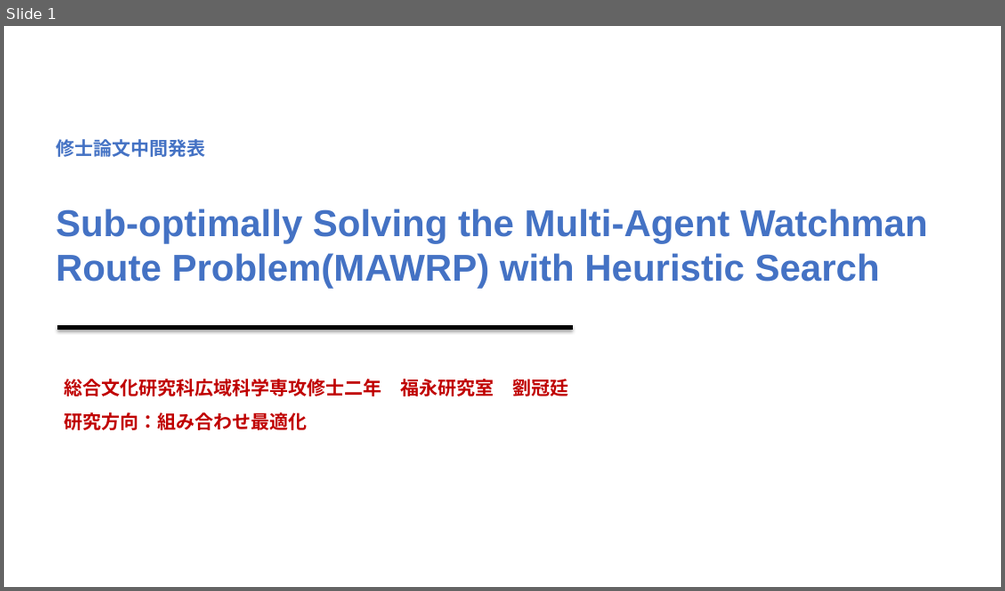
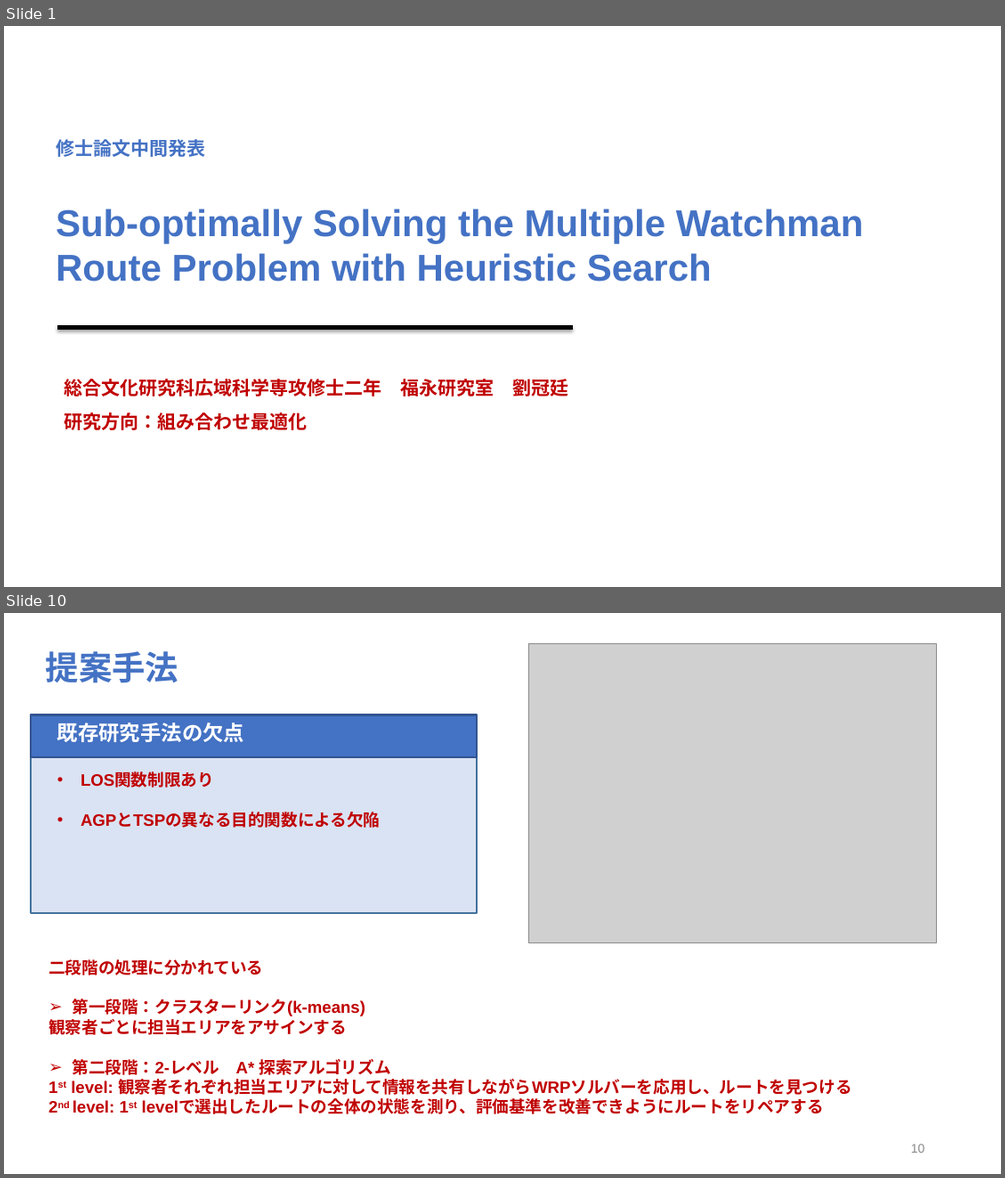
Before and after one commit to lgt494371725/Research, a slide deck: 31216835_LIUGuanting.pptx. Shown one above the other, each under a label of ours: slide 1 before the commit, slides 1 and 10 after it; the slides between them are not shown. The pictures are 1005x591 and 1005x1178 pixels, drawn with LibreOffice and Linux fonts; fonts in the diff are those of the drawing; grey boxes stand for pictures. Boxes give left, top, right and bottom in pixels: in the first picture for what was removed or moved away, otherwise in the second. Text is boxed around its words. In the diff, an @@ line names an element or a change of style, - is before the commit and + after.

Commit message:
multi-agent visualization complete

```diff
--- a/31216835_LIUGuanting.pptx
+++ b/31216835_LIUGuanting.pptx
@@ slide 10 added at bbox=[4, 613, 1001, 1174], background #FFFFFF @@
@@ text added at bbox=[46, 651, 178, 683], 32 pt, text #4472C4, bold @@
+提案手法
@@ picture added at bbox=[528, 643, 937, 942] @@
@@ rectangle added at bbox=[31, 714, 477, 913], fill #DAE3F3, outline #43739E 2 pt @@
@@ rectangle added at bbox=[31, 714, 477, 757], fill #4472C4, outline #325491 2 pt @@
@@ text added at bbox=[57, 722, 380, 827], 16 pt, text #C00000, bold @@
+    既存研究手法の欠点
+    • LOS関数制限あり
+    • AGPとTSPの異なる目的関数による欠陥
@@ text added at bbox=[48, 959, 852, 1114], 16 pt, text #C00000, bold @@
+  二段階の処理に分かれている
+  ➢ 第一段階：クラスターリンク(k-means)
+  観察者ごとに担当エリアをアサインする
+  ➢ 第二段階：2-レベル A* 探索アルゴリズム
+  1st level: 観察者それぞれ担当エリアに対して情報を共有しながらWRPソルバーを応用し、ルートを見つける
+  2nd level: 1st levelで選出したルートの全体の状態を測り、評価基準を改善できようにルートをリペアする
@@ page number added at bbox=[911, 1143, 925, 1152], 12 pt, text #888888 @@
+10
@@ slide 1 changed as well @@
@@ text at bbox=[56, 208, 864, 281]: text changed @@
-Sub-optimally Solving the Multi-Agent Watchman Route Problem(MAWRP) with Heuristic Search
+Sub-optimally Solving the Multiple Watchman Route Problem with Heuristic Search
```
Also in this commit, not shown: 1 other slide changed, 11 other slides added, 1 slide removed, 6 other files.
